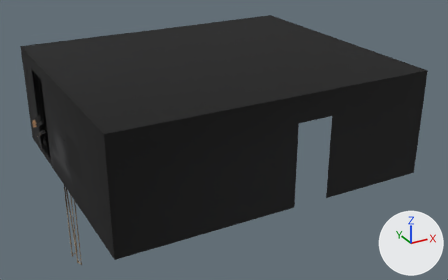
One commit to the glTF model web/assets/rooms/games.glb: the scene before it, then after it.
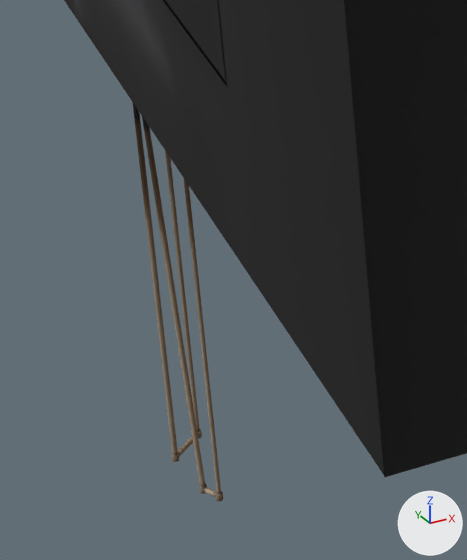
There are two pictures of each version: one whole from a camera (50 mm lens) standing at (-8.34, -11.11, 11.39) and looking at (-0.15, 3.77, 3.95), one close up on the part from 8% to 29% of the width and 58% to 99% of the height. The lights are fixed; the arrows at lower right show +X, +Y and +Z. The older version's two pictures come first. Vertices at exactly the same position are counted once.

In view in the first close-up: 'games__upper__vtx'.
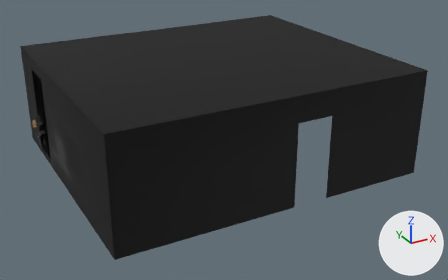
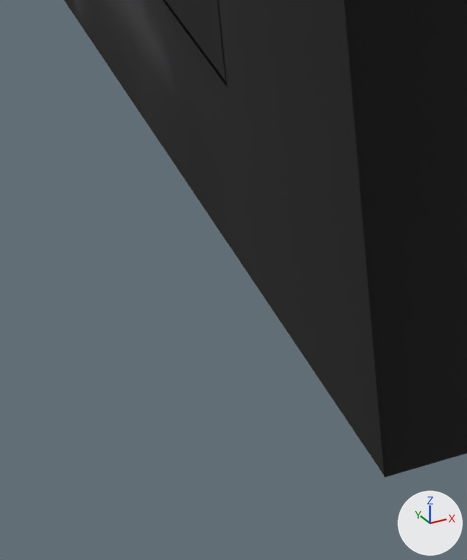
Location of each change, [x1, y1, x2, y2] in pixels of the close-ups (467 x 560 px; the box of a moved part takes in the faces that stretch with it):
'games__upper__vtx', reshaped
    before: [64, 0, 467, 501]
    after: [64, 0, 467, 477]
part 1 of me_games__upper__vtx, moved or reshaped (not visible afterwards)
    before: [215, 491, 223, 501]
part 2 of me_games__upper__vtx, moved or reshaped (not visible afterwards)
    before: [172, 453, 179, 462]
part 3 of me_games__upper__vtx, cut back (brown)
    before: [132, 102, 221, 497]

Edits to the bpy script that builds the scene:
```text
Change me_games__upper__vtx:
    used by ob_games__upper__vtx; location = (0.0, 0.0, 0.0)
    remove me_games__upper__vtx.from_pydata(...)  # 32765 vertices, 61482 faces; spans x -5.15..3.93, y 0.07..7.7, z 0.84..6.5
    add me_games__upper__vtx.from_pydata(...)  # 29244 vertices, 54436 faces; spans x -5.15..3.93, y 0.07..7.7, z 3.5..6.5
    me_games__upper__vtx part 1: the loose piece of 34 vertices spanning x -4.72..-4.67, y 4.08..4.12, z 0.84..0.89 is moved by (0.0, 0.0, 3.5)
    me_games__upper__vtx part 2: the loose piece of 34 vertices spanning x -4.83..-4.78, y 4.6..4.64, z 0.84..0.89 is moved by (0.0, 0.0, 3.5)
    me_games__upper__vtx part 3: 7 vertices moved within x -4.86..-4.61, y 4.1..4.78, z 4.36..4.38; 3940 vertices removed from x -4.86..-4.59, y 4.09..4.81, z 0.85..4.48; 419 vertices added at x -4.86..-4.59, y 4.09..4.81, z 4.35..4.53
    other edits to the shape of me_games__upper__vtx do not show in these pictures
```
